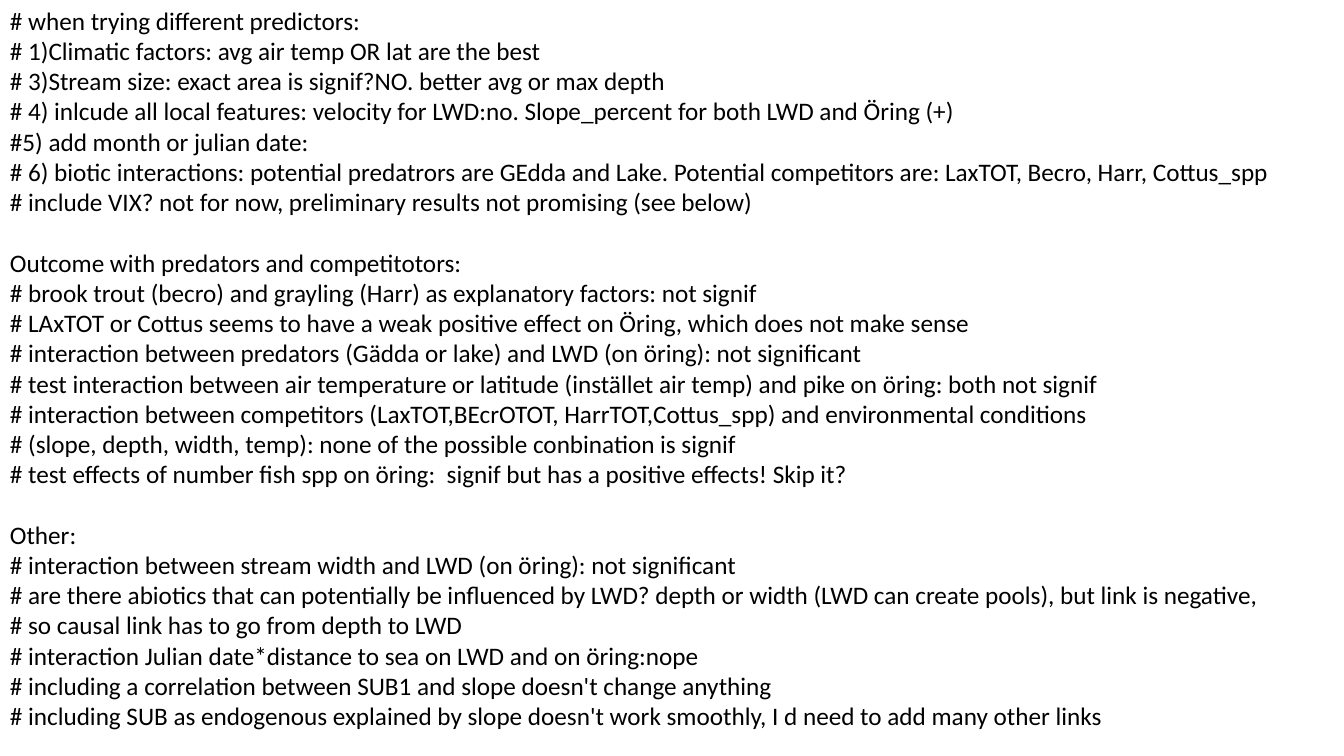
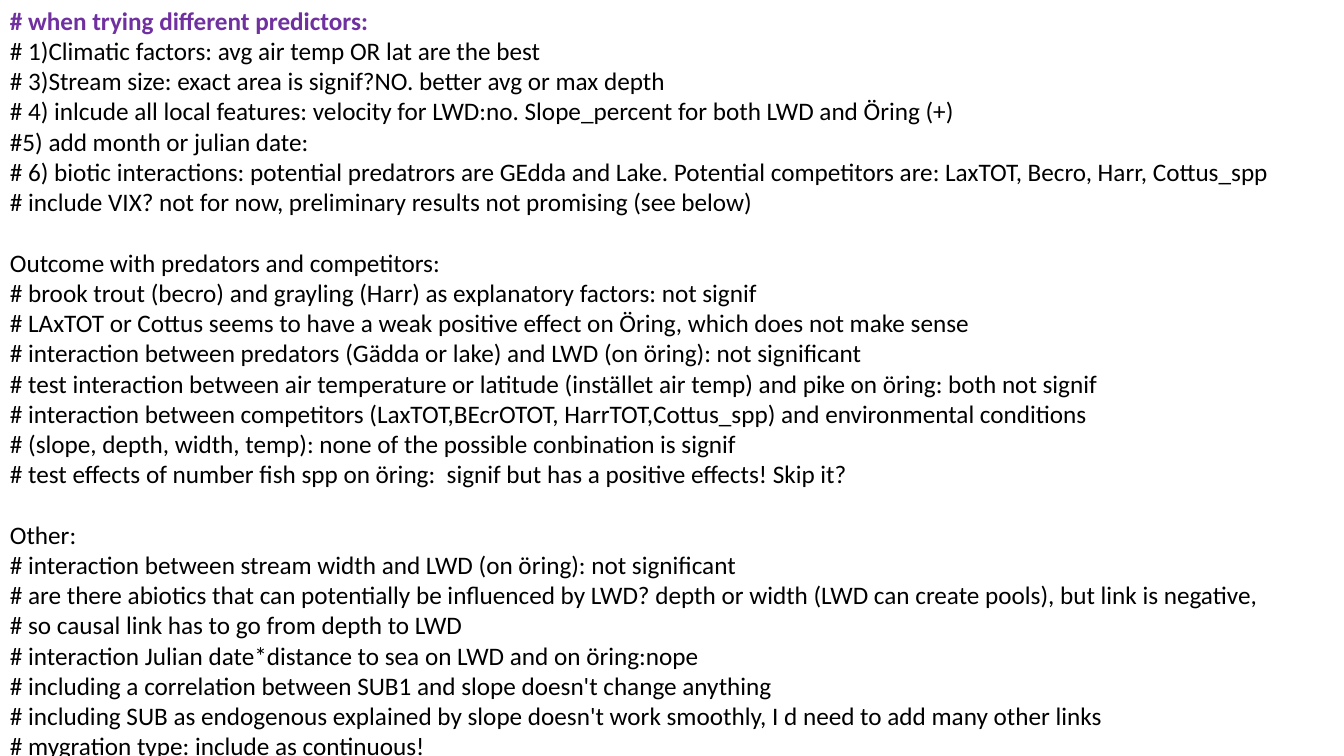
Before and after one commit to SerenaDonadi/Dod-ved, a slide deck: slide 20 of Electrofish data/LWD_analyses.pptx (slide 19 before the commit). Drawn at 1344x756 pixels with LibreOffice and Linux fonts; fonts in the diff are those of the drawing. Boxes give left, top, right and bottom in pixels: in the first picture for what was removed or moved away, otherwise in the second. Text is boxed around its words. In the diff, an @@ line names an element or a change of style, - is before the commit and + after.

```diff
--- a/Electrofish data/LWD_analyses.pptx
+++ b/Electrofish data/LWD_analyses.pptx
@@ text at box(28, 12, 368, 35): text colour #000000 to #7030A0, bold on in "# when trying different predictors:" @@
@@ text at box(10, 254, 440, 276): text changed @@
-Outcome with predators and competitotors:
+Outcome with predators and competitors:
@@ text at box(28, 737, 425, 756): paragraph added @@
+# mygration type: include as continuous!
```
Also in this commit, not shown: 5 other slides changed, 2 slides added, 1 other file.
